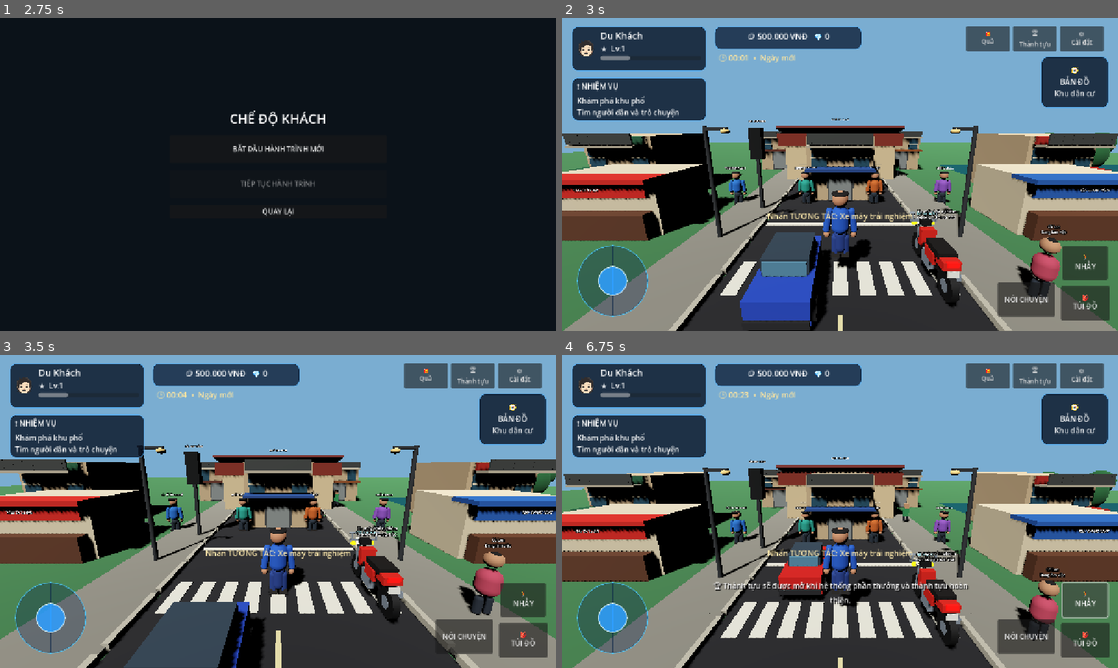
Above: before the commit, frames 1-4 (two rows, left to right).
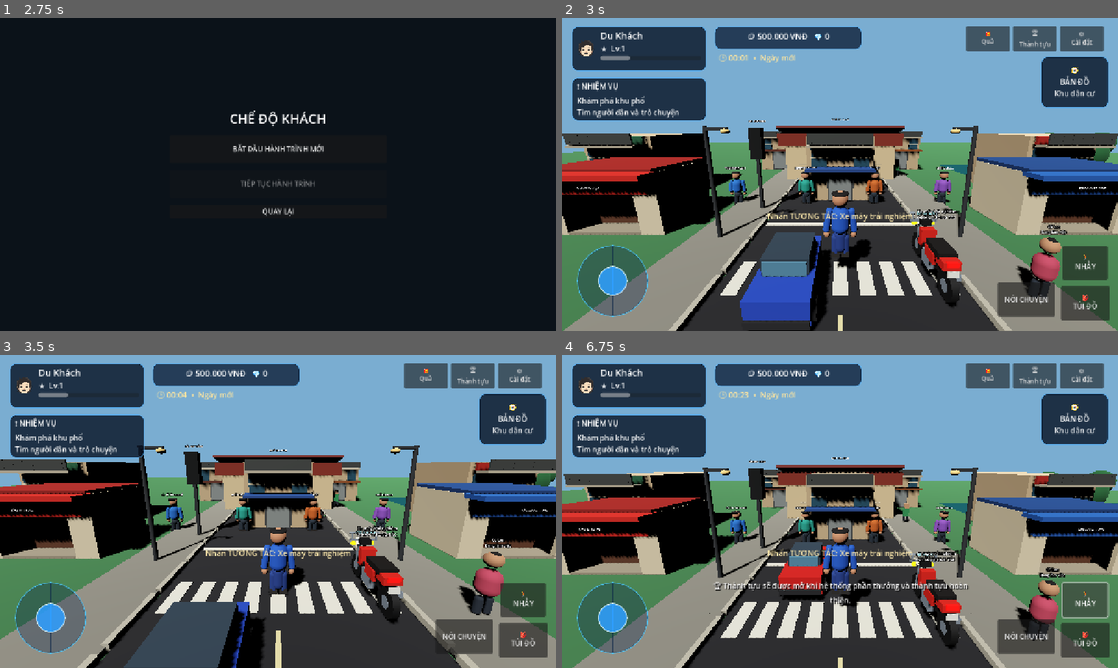
Above: after the commit, the same moments.

Repository: temu838655-dev/Vi-t-Nam-Du-L-ch
Game: Godot game, scene res://scenes/main.tscn
Same seed, same stepped clock (60 frames per second), same inputs: the game is played once before the commit and once after it.
Inputs:
- Up to frame 1 (2.75 s): click "ĐĂNG NHẬP BẰNG GOOGLE" at 0.5 s; click "OK" at 1.25 s; click "CHƠI VỚI TƯ CÁCH KHÁCH" at 2 s
- Up to frame 2 (3 s): click "BẮT ĐẦU HÀNH TRÌNH MỚI" at 2.75 s
- Up to frame 3 (3.5 s): no input
- Up to frame 4 (6.75 s): click "🎁 Quà" at 3.5 s; click "🏆 Thành tựu" at 4.25 s; click "⚙ Cài đặt" at 5 s; click "OK" at 5.75 s; click "🏃 NHẢY" at 6.5 s

Frame 1 is identical in both runs. In frame 2, 8.2% of the frame differs, in the area x 0-100%, y 44-72%; in frame 3, 7.7%; in frame 4, 8.3%, in the area x 0-100%, y 45-73%.

Commit message:
Build walk-in Vietnamese shop interiors

Diff:
--- a/Godot/scripts/shop_interactable.gd
+++ b/Godot/scripts/shop_interactable.gd
@@ -16,26 +16,85 @@
 	return "Cửa hàng đang chuẩn bị mở. Hãy thử lại sau."
 
 func _build_shopfront() -> void:
-	var wall := _add_box("ShopBody", Vector3(0, 1.25, 0), Vector3(5.0, 2.5, 3.2), Color(0.82, 0.76, 0.63))
-	_add_box("Counter", Vector3(0, 0.55, -1.85), Vector3(4.5, 1.1, 0.45), Color(0.34, 0.2, 0.12))
-	_add_box("Awning", Vector3(0, 2.45, -1.55), Vector3(5.3, 0.18, 1.2), sign_color)
-	_add_box("SignBoard", Vector3(0, 2.05, -1.72), Vector3(4.5, 0.72, 0.12), sign_color)
+	# Walk-in shop shell: an open entrance, side/back walls and a walkable floor.
+	_add_solid_box("Shop_Floor", Vector3(0, 0.04, 0), Vector3(5.0, 0.12, 3.2), Color(0.55, 0.51, 0.43))
+	_add_solid_box("Shop_LeftWall", Vector3(-2.45, 1.35, 0), Vector3(0.16, 2.7, 3.2), Color(0.82, 0.76, 0.63))
+	_add_solid_box("Shop_RightWall", Vector3(2.45, 1.35, 0), Vector3(0.16, 2.7, 3.2), Color(0.82, 0.76, 0.63))
+	_add_solid_box("Shop_BackWall", Vector3(0, 1.35, 1.52), Vector3(5.0, 2.7, 0.16), Color(0.82, 0.76, 0.63))
+	_add_solid_box("Shop_Roof", Vector3(0, 2.78, 0), Vector3(5.0, 0.16, 3.2), sign_color.darkened(0.32))
+	# Front facade is split into two side pillars, leaving a central walk-in doorway.
+	_add_solid_box("Shop_FrontLeft", Vector3(-2.0, 1.25, -1.52), Vector3(0.9, 2.5, 0.16), Color(0.82, 0.76, 0.63))
+	_add_solid_box("Shop_FrontRight", Vector3(2.0, 1.25, -1.52), Vector3(0.9, 2.5, 0.16), Color(0.82, 0.76, 0.63))
+	_add_solid_box("Shop_FrontLintel", Vector3(0, 2.48, -1.52), Vector3(3.2, 0.24, 0.16), Color(0.82, 0.76, 0.63))
+	_add_visual_box("Awning", Vector3(0, 2.65, -1.9), Vector3(5.3, 0.18, 0.85), sign_color)
+	_add_visual_box("SignBoard", Vector3(0, 2.12, -1.64), Vector3(4.5, 0.62, 0.12), sign_color)
 	var sign := Label3D.new()
 	sign.text = shop_name.to_upper()
-	sign.position = Vector3(0, 2.05, -1.82)
-	sign.font_size = 28
+	sign.position = Vector3(0, 2.1, -1.72)
+	sign.font_size = 25
 	sign.modulate = Color.WHITE
 	sign.billboard = BaseMaterial3D.BILLBOARD_DISABLED
 	add_child(sign)
-	# Small display props make each shop recognizable even before final art arrives.
-	if shop_type == "vehicle":
-		_add_box("DisplayPlatform", Vector3(0, 0.12, 2.2), Vector3(4.0, 0.24, 2.0), Color(0.24, 0.25, 0.27))
-	elif shop_type == "clothing":
-		_add_box("ClothingRack", Vector3(0, 1.25, 2.0), Vector3(3.2, 1.6, 0.12), Color(0.2, 0.22, 0.25))
-	else:
-		_add_box("FoodDisplay", Vector3(0, 0.9, 2.0), Vector3(3.2, 0.8, 1.0), Color(0.58, 0.32, 0.12))
+	_add_visual_box("Counter", Vector3(0, 0.58, -0.42), Vector3(3.5, 1.05, 0.52), Color(0.34, 0.2, 0.12))
+	_add_visual_box("CounterTop", Vector3(0, 1.13, -0.42), Vector3(3.7, 0.12, 0.62), Color(0.55, 0.39, 0.24))
+	_add_visual_box("CashRegister", Vector3(1.15, 1.28, -0.42), Vector3(0.42, 0.22, 0.32), Color(0.08, 0.10, 0.12))
+	_build_shop_displays()
 
-func _add_box(object_name: String, at: Vector3, dimensions: Vector3, color: Color) -> MeshInstance3D:
+func _build_shop_displays() -> void:
+	match shop_type:
+		"vehicle":
+			_add_visual_box("VehicleDisplayPlatform", Vector3(0, 0.18, 0.95), Vector3(3.8, 0.24, 1.0), Color(0.24, 0.25, 0.27))
+			_add_visual_box("VehicleBackShelf", Vector3(0, 1.65, 1.32), Vector3(4.0, 1.25, 0.12), Color(0.24, 0.27, 0.31))
+			for index in range(4):
+				var x := -1.35 + float(index) * 0.9
+				_add_visual_box("VehicleStand_%02d" % index, Vector3(x, 0.45, 0.72), Vector3(0.52, 0.28, 0.62), Color(0.58, 0.56, 0.5))
+				_add_visual_box("VehicleSample_%02d" % index, Vector3(x, 0.85, 0.72), Vector3(0.42, 0.5, 0.18), [Color(0.78,0.08,0.06),Color(0.08,0.16,0.28),Color(0.72,0.72,0.68),Color(0.12,0.38,0.22)][index])
+		"clothing":
+			for rack_index in range(2):
+				var z := 0.35 + float(rack_index) * 0.85
+				_add_visual_box("ClothingRack_%02d" % rack_index, Vector3(-1.25, 1.35, z), Vector3(0.12, 1.7, 0.12), Color(0.18, 0.2, 0.23))
+				_add_visual_box("ClothingRail_%02d" % rack_index, Vector3(-1.25, 2.12, z), Vector3(1.35, 0.08, 0.08), Color(0.65, 0.64, 0.6))
+				for hanger in range(4):
+					_add_visual_box("ClothingItem_%02d_%02d" % [rack_index, hanger], Vector3(-1.72 + float(hanger) * 0.31, 1.55, z), Vector3(0.25, 0.75, 0.10), [Color(0.72,0.12,0.18),Color(0.12,0.32,0.68),Color(0.16,0.42,0.3),Color(0.82,0.72,0.52)][hanger])
+			_add_visual_box("ClothingMirrorFrame", Vector3(1.45, 1.25, 0.75), Vector3(0.12, 1.9, 0.8), Color(0.18, 0.2, 0.22))
+			_add_visual_box("ClothingMirror", Vector3(1.38, 1.25, 0.75), Vector3(0.035, 1.65, 0.58), Color(0.42, 0.62, 0.68))
+		_:
+			_add_visual_box("FoodDisplay", Vector3(0, 0.95, 0.9), Vector3(3.8, 0.8, 0.72), Color(0.58, 0.32, 0.12))
+			_add_visual_box("FoodShelf_Back", Vector3(0, 1.85, 1.35), Vector3(4.0, 0.12, 0.18), Color(0.34, 0.22, 0.12))
+			for index in range(5):
+				var x := -1.55 + float(index) * 0.77
+				_add_visual_box("FoodPackage_%02d" % index, Vector3(x, 1.42, 0.82), Vector3(0.42, 0.52, 0.38), [Color(0.72,0.18,0.12),Color(0.82,0.62,0.18),Color(0.18,0.42,0.24),Color(0.78,0.72,0.58),Color(0.16,0.32,0.58)][index])
+			_add_visual_box("DiningTable", Vector3(1.45, 0.72, 1.0), Vector3(1.1, 0.12, 0.72), Color(0.42, 0.25, 0.13))
+	# A small staff marker identifies the service position; final animated staff model comes later.
+	var staff_label := Label3D.new()
+	staff_label.text = "NHÂN VIÊN"
+	staff_label.position = Vector3(0, 1.75, -0.95)
+	staff_label.font_size = 18
+	staff_label.modulate = Color(1.0, 0.9, 0.72)
+	staff_label.billboard = BaseMaterial3D.BILLBOARD_ENABLED
+	add_child(staff_label)
+
+func _add_solid_box(object_name: String, at: Vector3, dimensions: Vector3, color: Color) -> void:
+	var body := StaticBody3D.new()
+	body.name = object_name
+	body.position = at
+	var mesh_instance := MeshInstance3D.new()
+	var box := BoxMesh.new()
+	box.size = dimensions
+	mesh_instance.mesh = box
+	var material := StandardMaterial3D.new()
+	material.albedo_color = color
+	material.roughness = 0.86
+	mesh_instance.material_override = material
+	body.add_child(mesh_instance)
+	var collision := CollisionShape3D.new()
+	var shape := BoxShape3D.new()
+	shape.size = dimensions
+	collision.shape = shape
+	body.add_child(collision)
+	add_child(body)
+
+func _add_visual_box(object_name: String, at: Vector3, dimensions: Vector3, color: Color) -> void:
 	var mesh_instance := MeshInstance3D.new()
 	mesh_instance.name = object_name
 	var box := BoxMesh.new()
@@ -47,4 +106,3 @@
 	mesh_instance.material_override = material
 	mesh_instance.position = at
 	add_child(mesh_instance)
-	return mesh_instance
